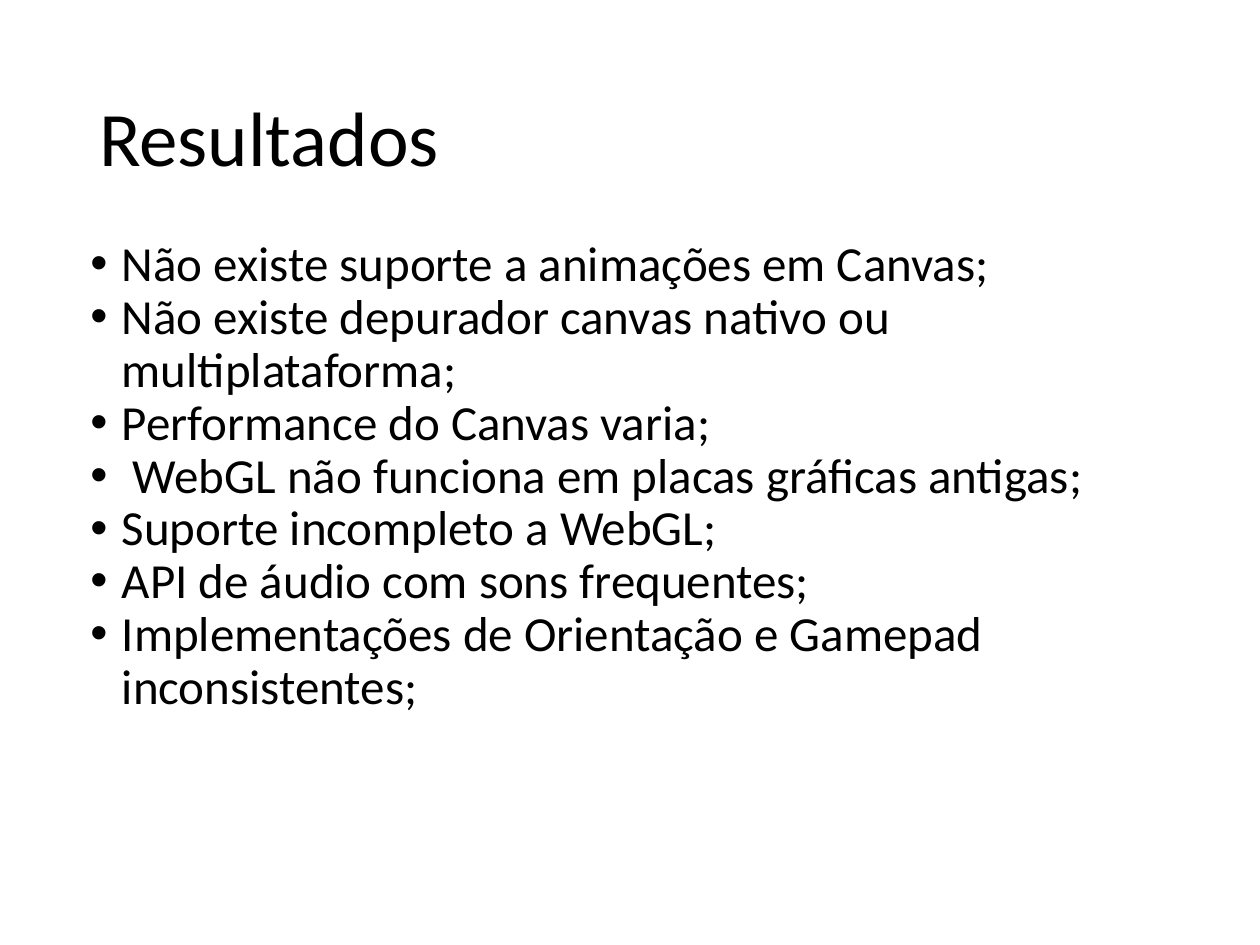
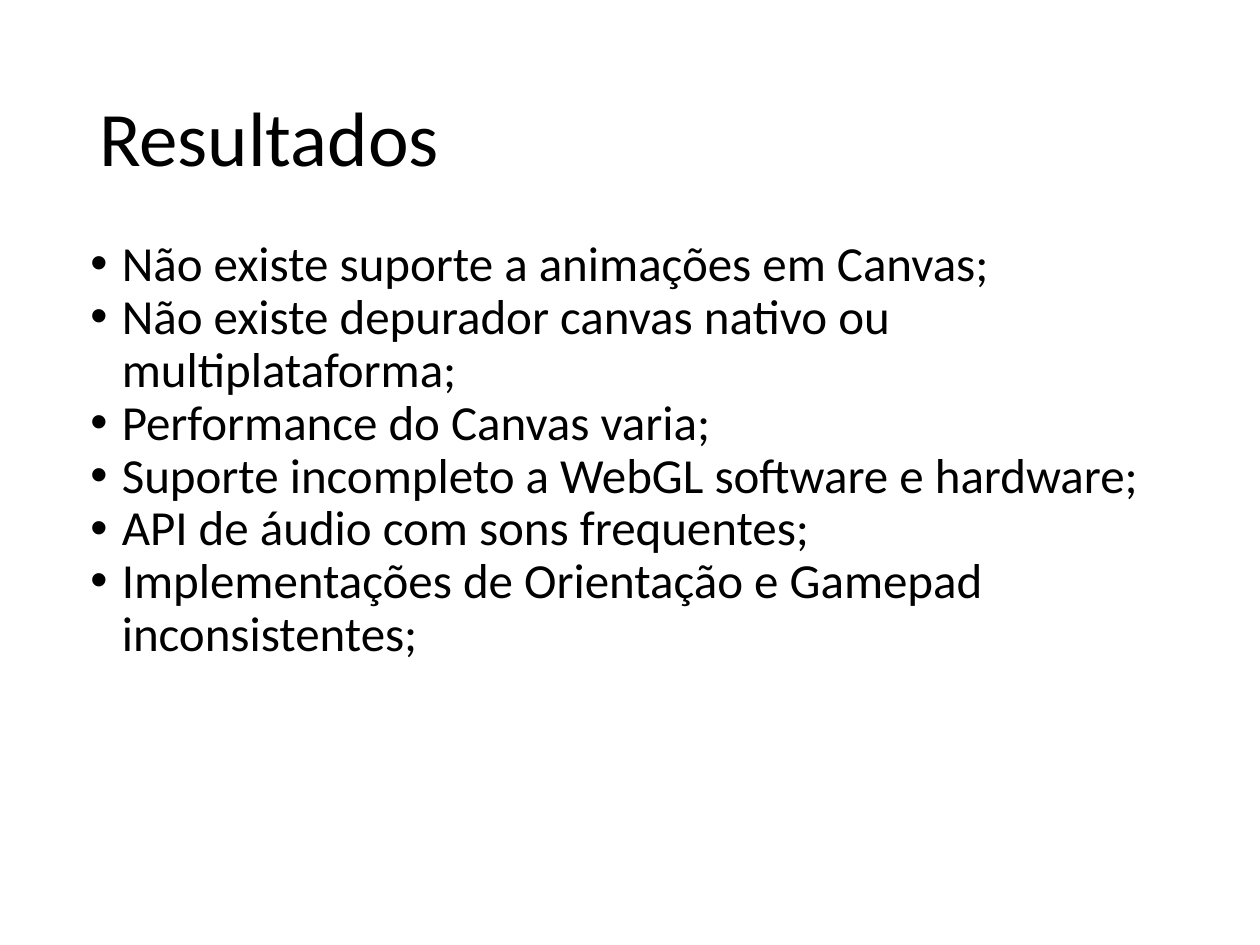
Before and after one commit to jeanCarloMachado/htmlLimitations, a slide deck: slide 20 of LimitacoesHTMLJogosMultiplataforma.odp. Drawn at 1260x945 pixels with LibreOffice and Linux fonts; fonts in the diff are those of the drawing; background and template pictures are left out. Boxes give left, top, right and bottom in pixels: in the first picture for what was removed or moved away, otherwise in the second. Text is boxed around its words. In the diff, an @@ line names an element or a change of style, - is before the commit and + after.

```diff
--- a/LimitacoesHTMLJogosMultiplataforma.odp
+++ b/LimitacoesHTMLJogosMultiplataforma.odp
@@ text at [122,459,1138,501]: text changed @@
-• WebGL não funciona em placas gráficas antigas;
-• Suporte incompleto a WebGL;
+• Suporte incompleto a WebGL software e hardware;
```
Also in this commit, not shown: 3 other slides changed, 3 other files.
